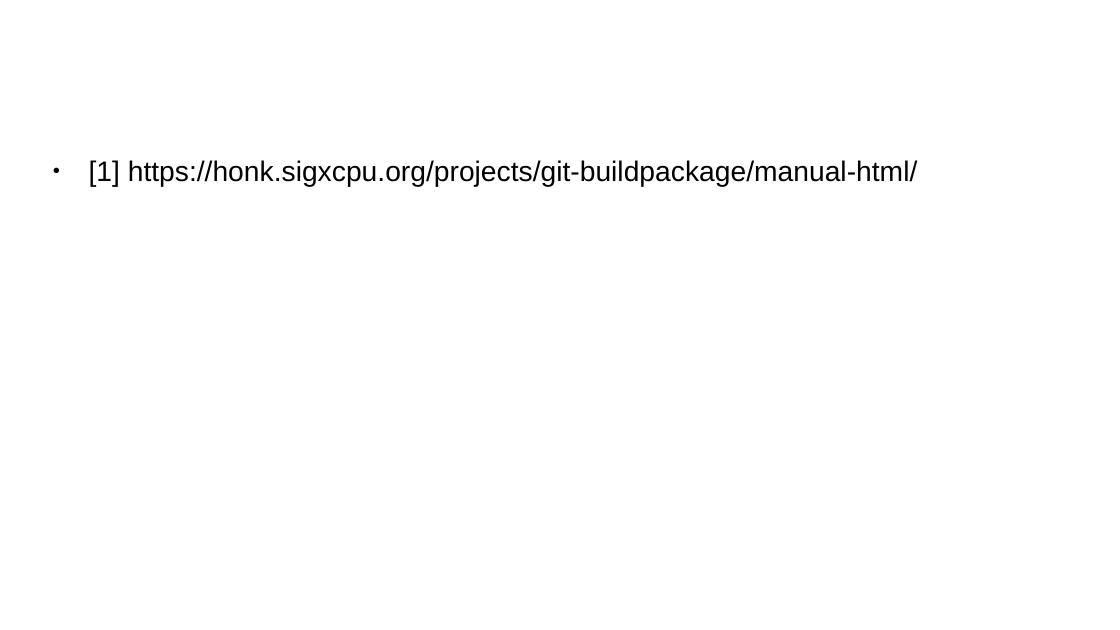
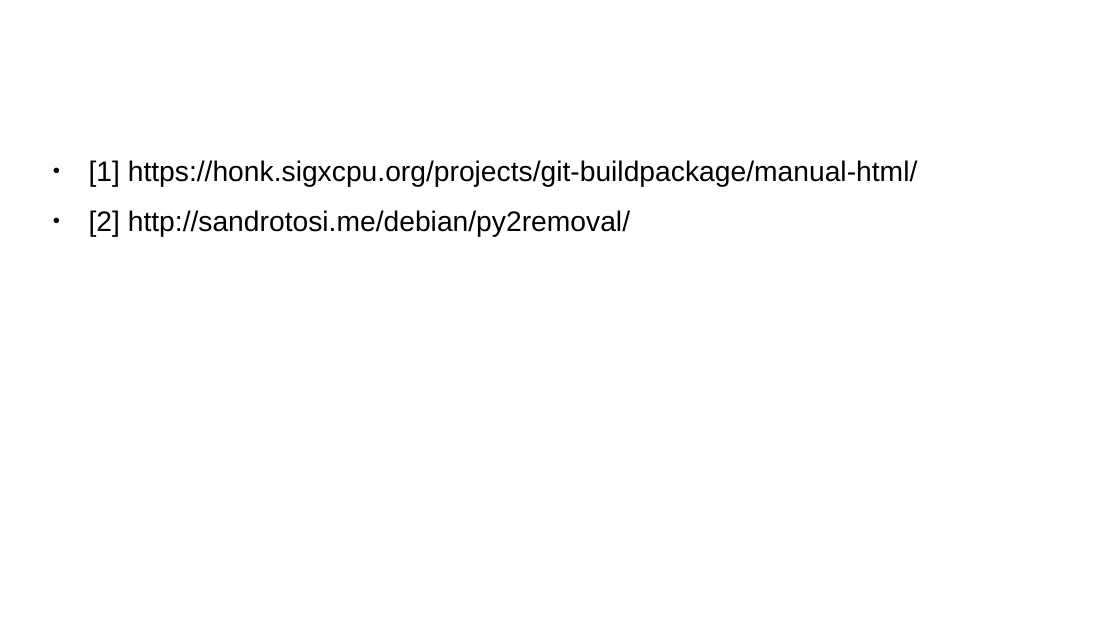
Before and after one commit to eamanu/Talks, a slide deck: slide 30 of 2019/PyConAR/Presentacion_PyConAR_2019.odp (slide 25 before the commit). Drawn at 1120x630 pixels with LibreOffice and Linux fonts; fonts in the diff are those of the drawing; background and template pictures are left out. Boxes give left, top, right and bottom in pixels: in the first picture for what was removed or moved away, otherwise in the second. Text is boxed around its words. In the diff, an @@ line names an element or a change of style, - is before the commit and + after.

```diff
--- a/2019/PyConAR/Presentacion_PyConAR_2019.odp
+++ b/2019/PyConAR/Presentacion_PyConAR_2019.odp
@@ text at bbox=[89, 210, 630, 237]: paragraph added @@
+● [2] http://sandrotosi.me/debian/py2removal/
```
Also in this commit, not shown: 10 slides added, 5 slides removed.
